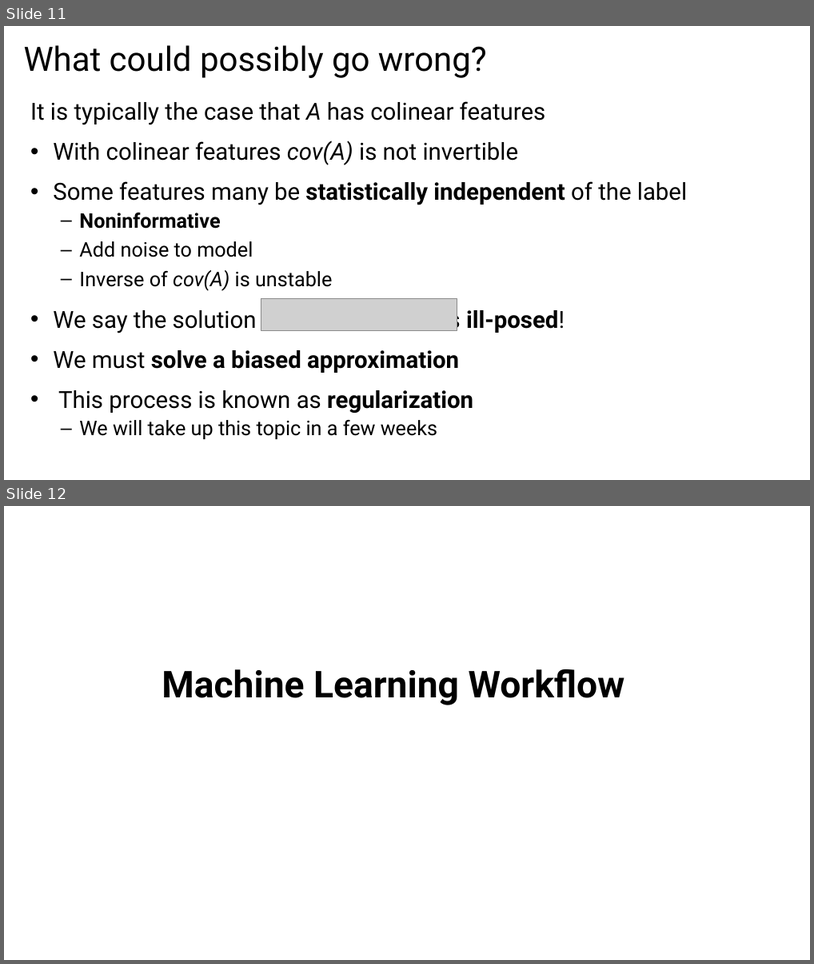
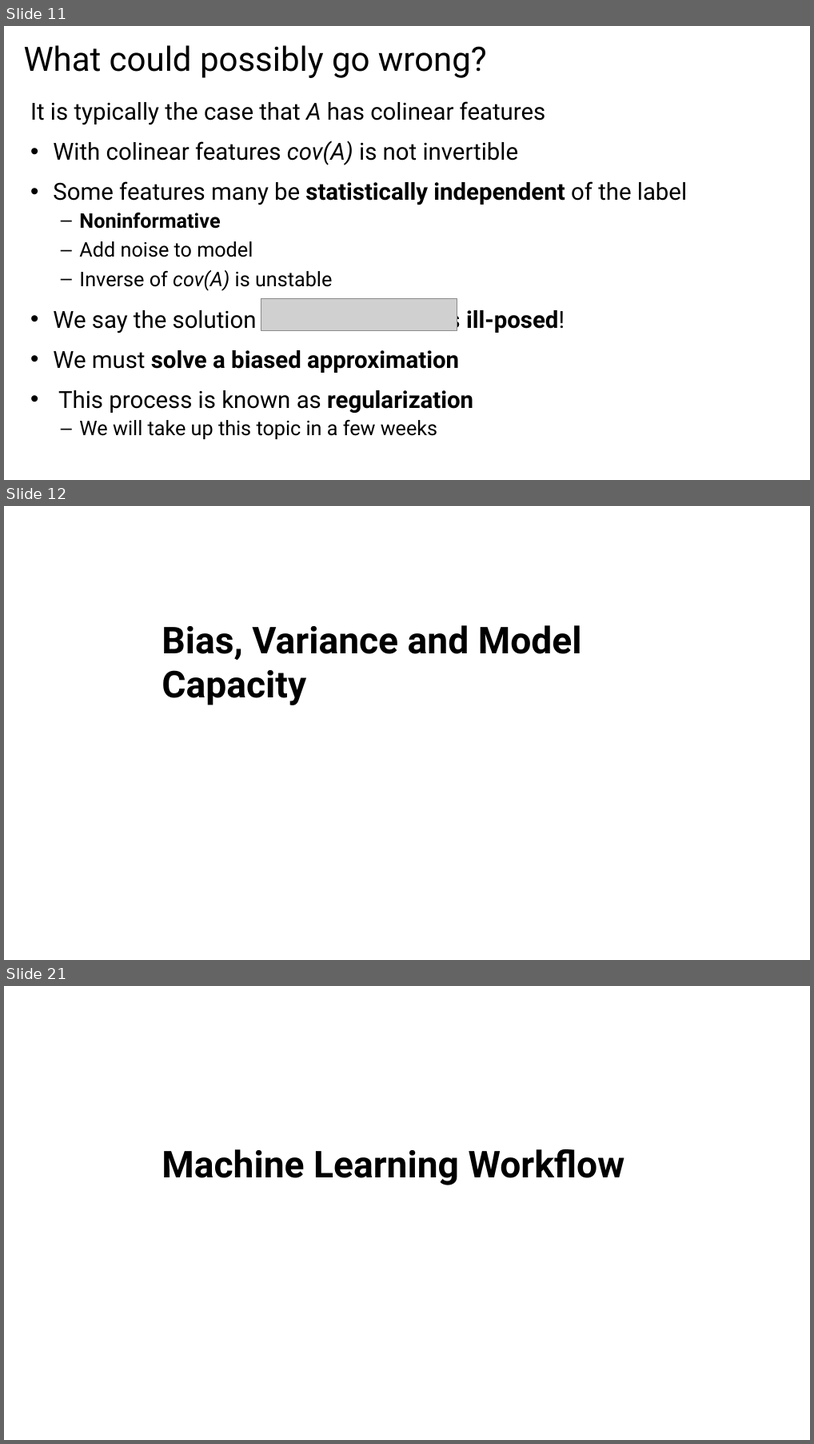
Before and after one commit to StephenElston/CSCI-E25, a slide deck: Slides/4_MachineLearningForCV.pptx. Shown one above the other, each under a label of ours: slides 11 and 12 before the commit, slides 11, 12 and 21 after it; the slides between them are not shown. The pictures are 814x964 and 814x1444 pixels, drawn with LibreOffice and Linux fonts; fonts in the diff are those of the drawing; grey boxes stand for pictures. Boxes give left, top, right and bottom in pixels: in the first picture for what was removed or moved away, otherwise in the second. Text is boxed around its words. In the diff, an @@ line names an element or a change of style, - is before the commit and + after.

```diff
--- a/Slides/4_MachineLearningForCV.pptx
+++ b/Slides/4_MachineLearningForCV.pptx
@@ slide 12 added at box(4, 506, 810, 960), background #FFFFFF @@
@@ subtitle added at box(162, 625, 582, 705), 44 pt, text #000000, bold @@
+Bias, Variance and Model Capacity
@@ what was slide 12 is now slide 21 @@
```
Also in this commit, not shown: 3 slides changed, 10 other slides added.
